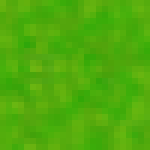
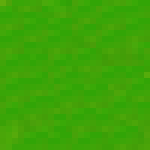
The second 150x150 image is a revision of the first. Changes to its layers:
removed layer "Pasted Layer" over [108, 0, 150, 126]
painted on "Background" over [0, 0, 150, 150]
